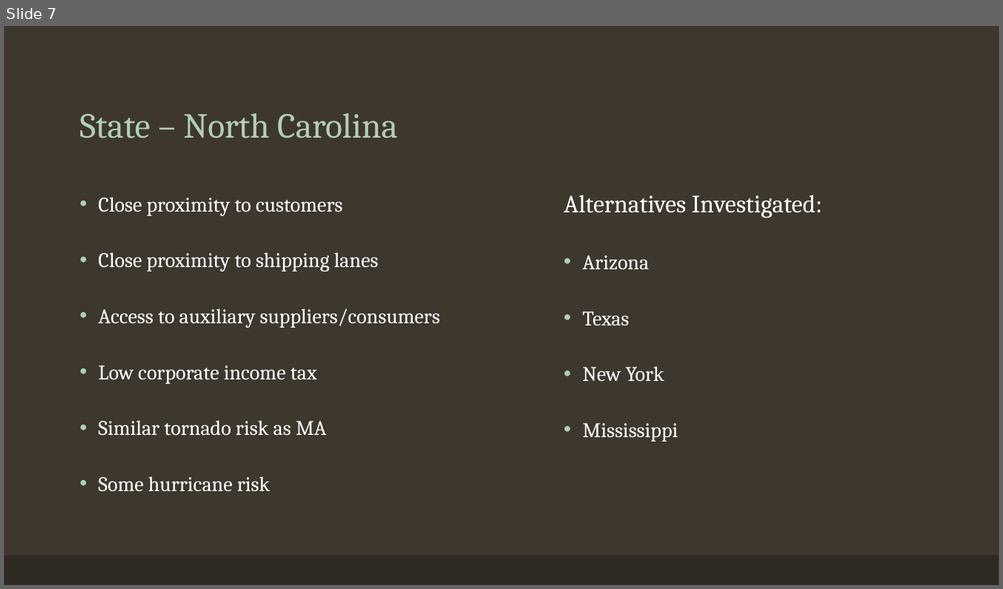
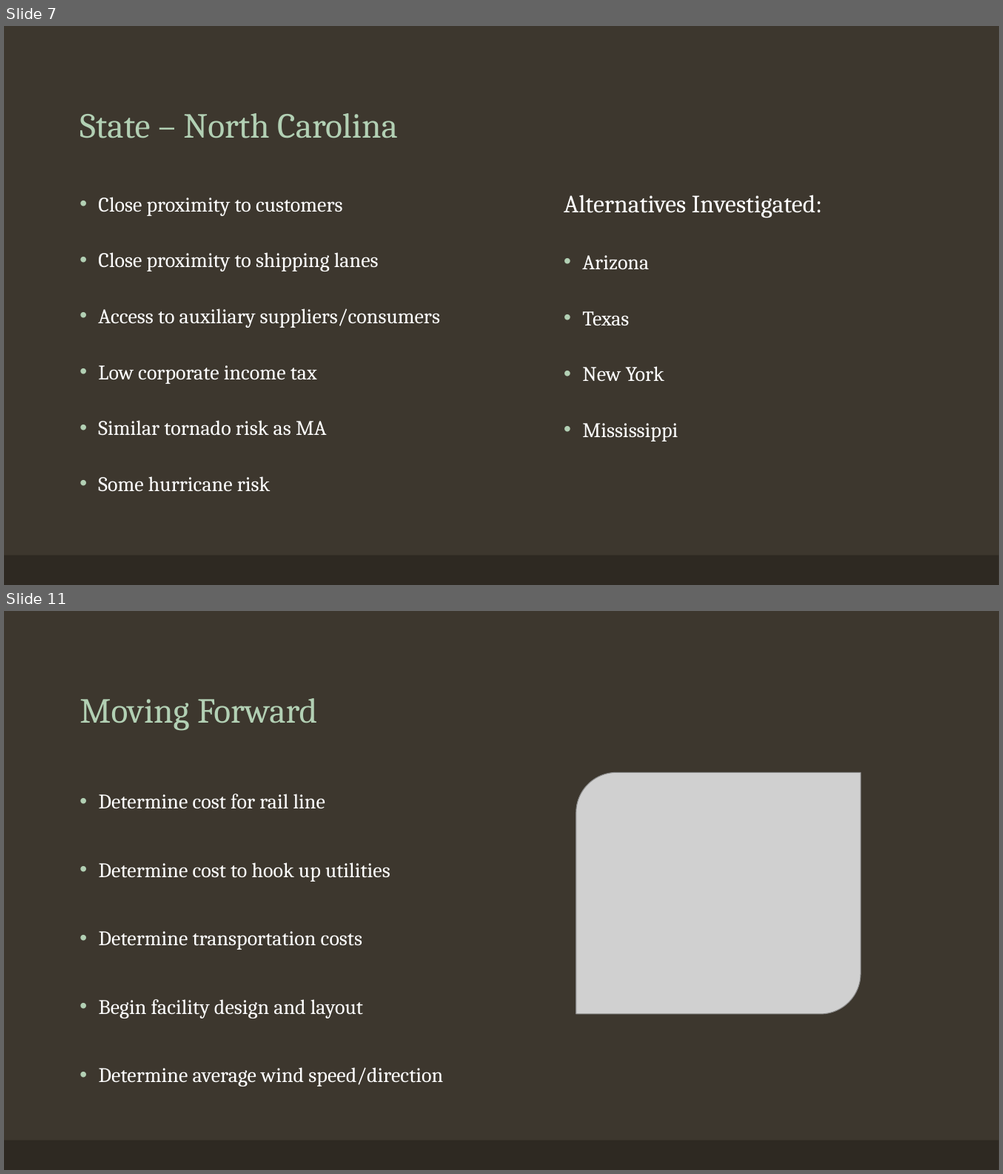
Before and after one commit to kpuc1997/worsteadengineering, a slide deck: sitepresentation/sitepresentation.pptx. Shown one above the other, each under a label of ours: slide 7 before the commit, slides 7 and 11 after it; the slides between them are not shown. The pictures are 1003x589 and 1003x1174 pixels, drawn with LibreOffice and Linux fonts; fonts in the diff are those of the drawing; grey boxes stand for pictures. Boxes give left, top, right and bottom in pixels: in the first picture for what was removed or moved away, otherwise in the second. Text is boxed around its words. In the diff, an @@ line names an element or a change of style, - is before the commit and + after.

```diff
--- a/sitepresentation/sitepresentation.pptx
+++ b/sitepresentation/sitepresentation.pptx
@@ slide 11 added at (4,611,999,1170), background #3D372E; not listed: 1 template element that a slide beside it also shows @@
@@ title added at (79,698,317,730), 34 pt, text #B2D0B4 @@
+Moving Forward
@@ picture added at (576,773,860,1014) @@
@@ text added at (99,794,443,1087), 20 pt, text #FFFFFF @@
+• Determine cost for rail line
+• Determine cost to hook up utilities
+• Determine transportation costs
+• Begin facility design and layout
+• Determine average wind speed/direction
```
Also in this commit, not shown: 3 other slides added, 1 slide removed.
